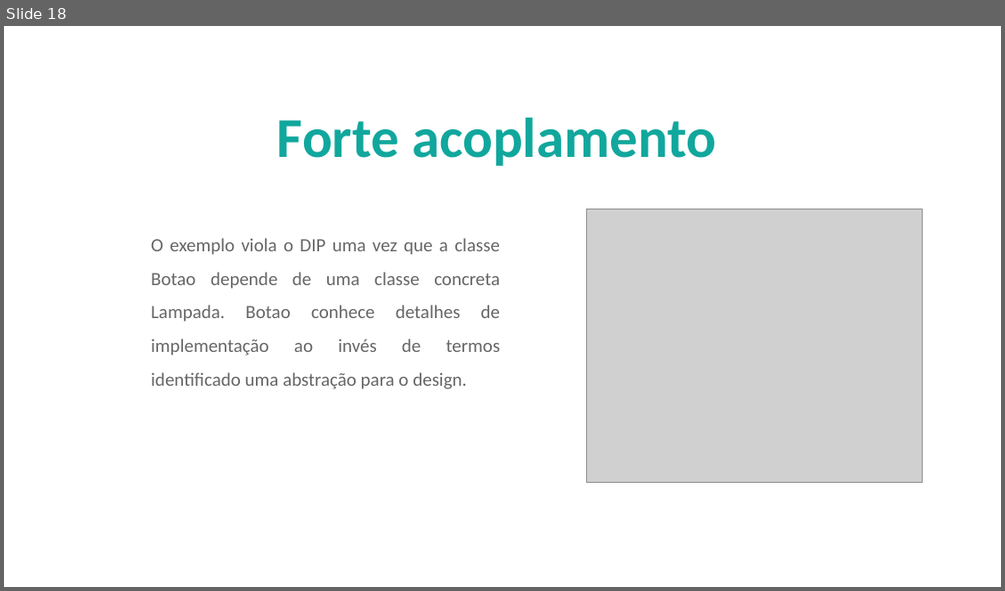
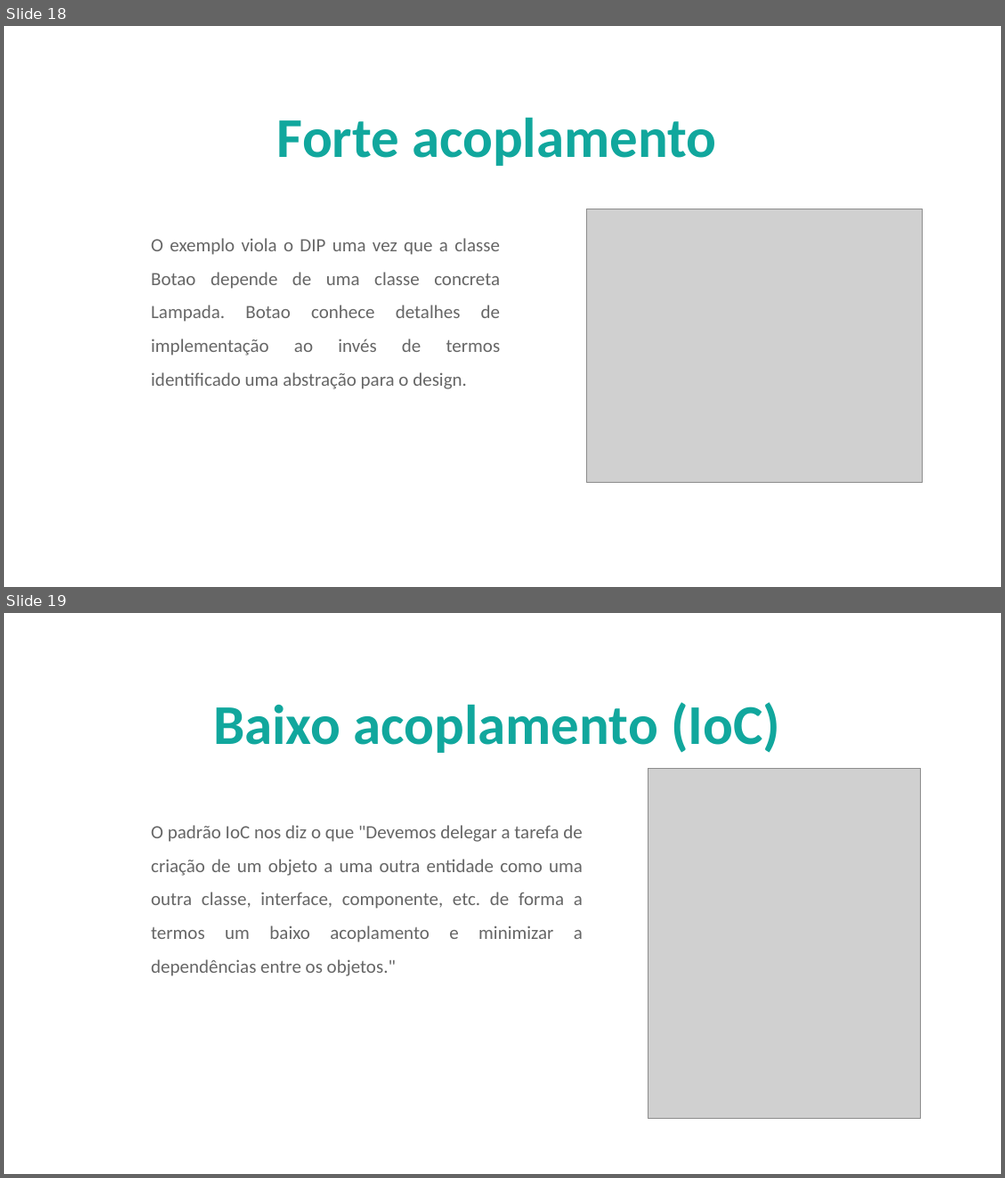
Before and after one commit to AlberttSantos/treinamento-solid, a slide deck: doc/InjecaoDependencia.pptx. Shown one above the other, each under a label of ours: slide 18 before the commit, slides 18 and 19 after it. The pictures are 1005x591 and 1005x1178 pixels, drawn with LibreOffice and Linux fonts; fonts in the diff are those of the drawing; grey boxes stand for pictures; background and template pictures are left out. Boxes give left, top, right and bottom in pixels: in the first picture for what was removed or moved away, otherwise in the second. Text is boxed around its words. In the diff, an @@ line names an element or a change of style, - is before the commit and + after.

```diff
--- a/doc/InjecaoDependencia.pptx
+++ b/doc/InjecaoDependencia.pptx
@@ slide 19 added at <box>4,613,1001,1174</box>, background picture (left out) @@
@@ text added at <box>213,702,780,753</box>, 54 pt, text #11A79D, bold @@
+Baixo acoplamento (IoC)
@@ picture added at <box>647,769,921,1119</box> @@
@@ text added at <box>151,825,582,976</box>, 18 pt, text #666666 @@
+                O padrão IoC nos diz o que "Devemos delegar a tarefa de criação de um objeto a uma outra entidade como uma outra classe, interface, componente, etc. de forma a termos um baixo acoplamento e minimizar a dependências entre os objetos."
```
Also in this commit, not shown: 1 slide changed, 6 other slides added, 1 slide removed, 2 other files.
